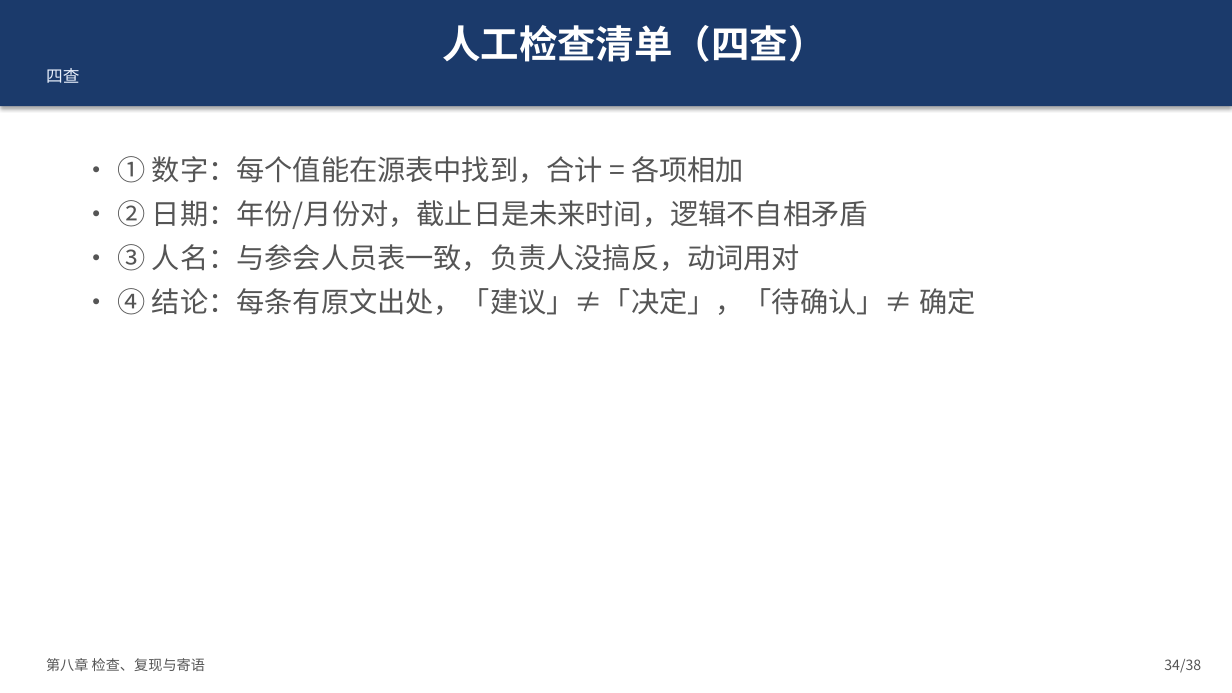
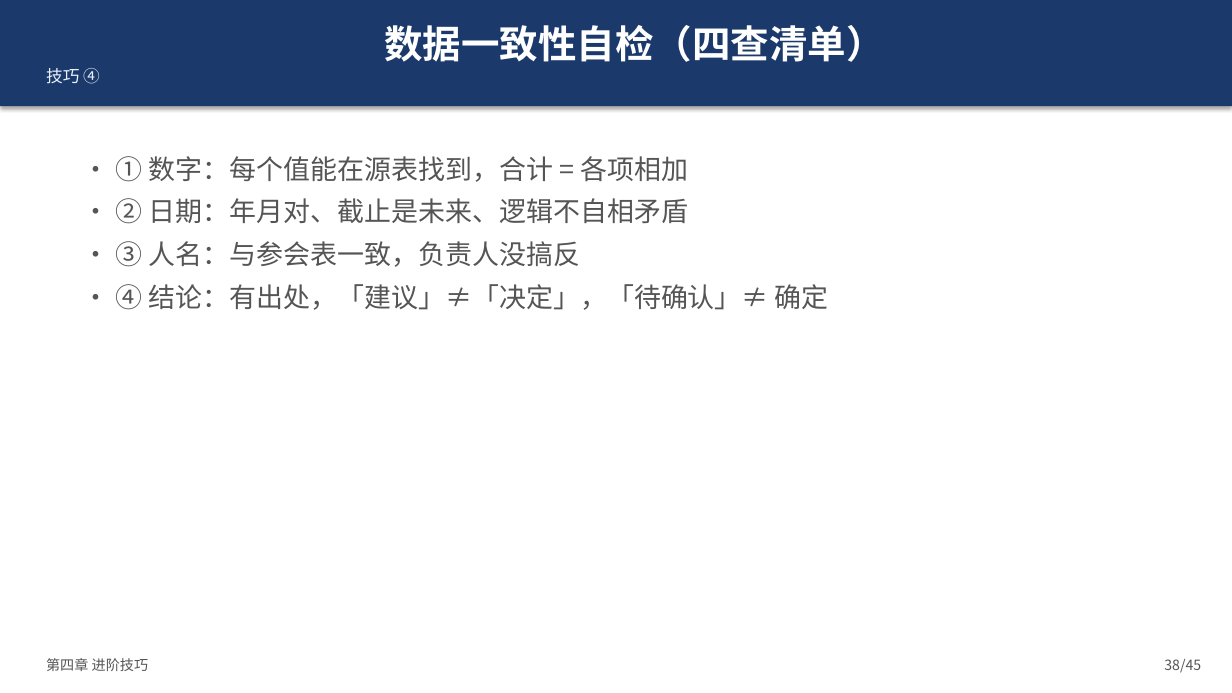
Before and after one commit to onehount/workbuddy-beginner-training, a slide deck: slide 38 of 02-slides/workbuddy-beginner-training.pptx (slide 34 before the commit). Drawn at 1232x693 pixels with LibreOffice and Linux fonts; fonts in the diff are those of the drawing. Boxes give left, top, right and bottom in pixels: in the first picture for what was removed or moved away, otherwise in the second. Text is boxed around its words. In the diff, an @@ line names an element or a change of style, - is before the commit and + after.

Commit message:
v1.1: 课程PPT重构为功能导向结构（45页）
- 先讲 WorkBuddy 各功能是什么/干什么/怎么用/在哪里
- 用青屿茶研案例演示每个功能的具体使用流程
- 新增界面三区总览示意图 + 10大功能四象限说明页
- 进阶技巧：先给方案再执行、出错五步纠正、提示词四要素、四查清单
- Demo 结果仅顺带展示
- 更新 README 议程表与 CHANGELOG

```diff
--- a/02-slides/workbuddy-beginner-training.pptx
+++ b/02-slides/workbuddy-beginner-training.pptx
@@ text in rectangle at bbox=[116, 25, 884, 310]: text changed @@
-人工检查清单（四查）
-四查
+数据一致性自检（四查清单）
+技巧 ④
@@ text at bbox=[116, 156, 829, 310]: text changed; size 22 to 21 pt @@
-• ① 数字：每个值能在源表中找到，合计 = 各项相加
-• ② 日期：年份/月份对，截止日是未来时间，逻辑不自相矛盾
-• ③ 人名：与参会人员表一致，负责人没搞反，动词用对
-• ④ 结论：每条有原文出处，「建议」≠「决定」，「待确认」≠ 确定
+• ① 数字：每个值能在源表找到，合计 = 各项相加
+• ② 日期：年月对、截止是未来、逻辑不自相矛盾
+• ③ 人名：与参会表一致，负责人没搞反
+• ④ 结论：有出处，「建议」≠「决定」，「待确认」≠ 确定
@@ text at bbox=[46, 658, 149, 671]: text changed @@
-第八章 检查、复现与寄语
+第四章 进阶技巧
@@ text at bbox=[1164, 659, 1201, 673]: text changed @@
-34/38
+38/45
```
Also in this commit, not shown: 16 other slides changed, 28 slides added, 21 slides removed, 6 other files.
